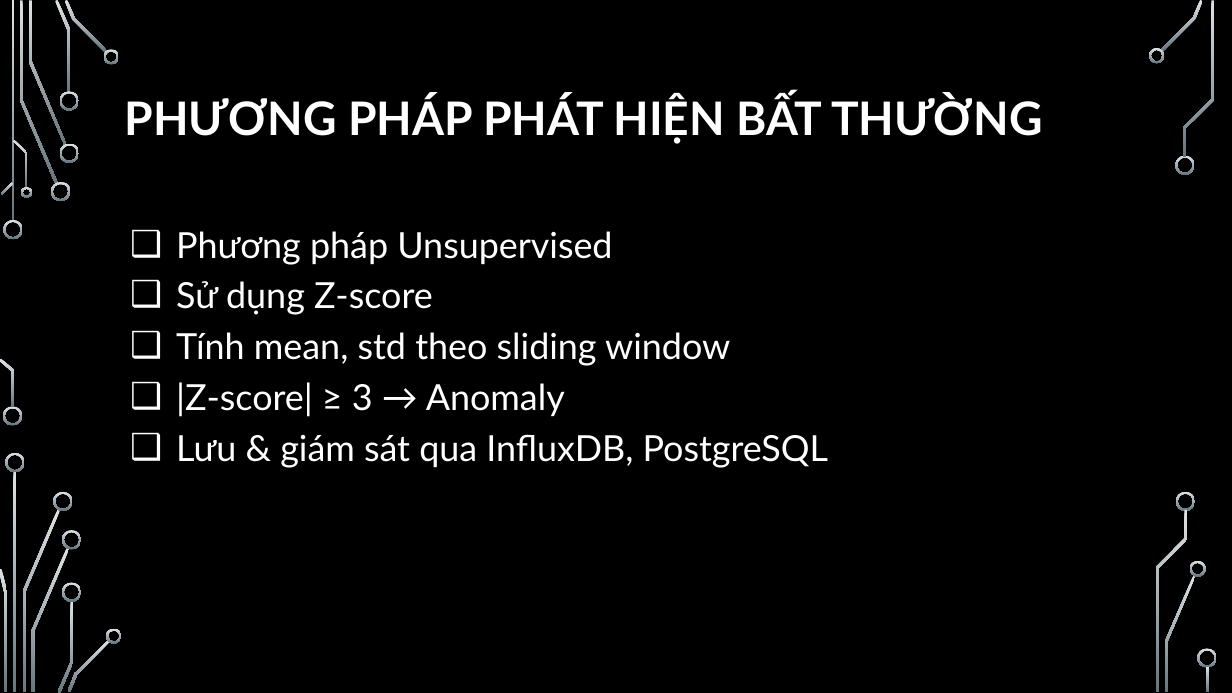
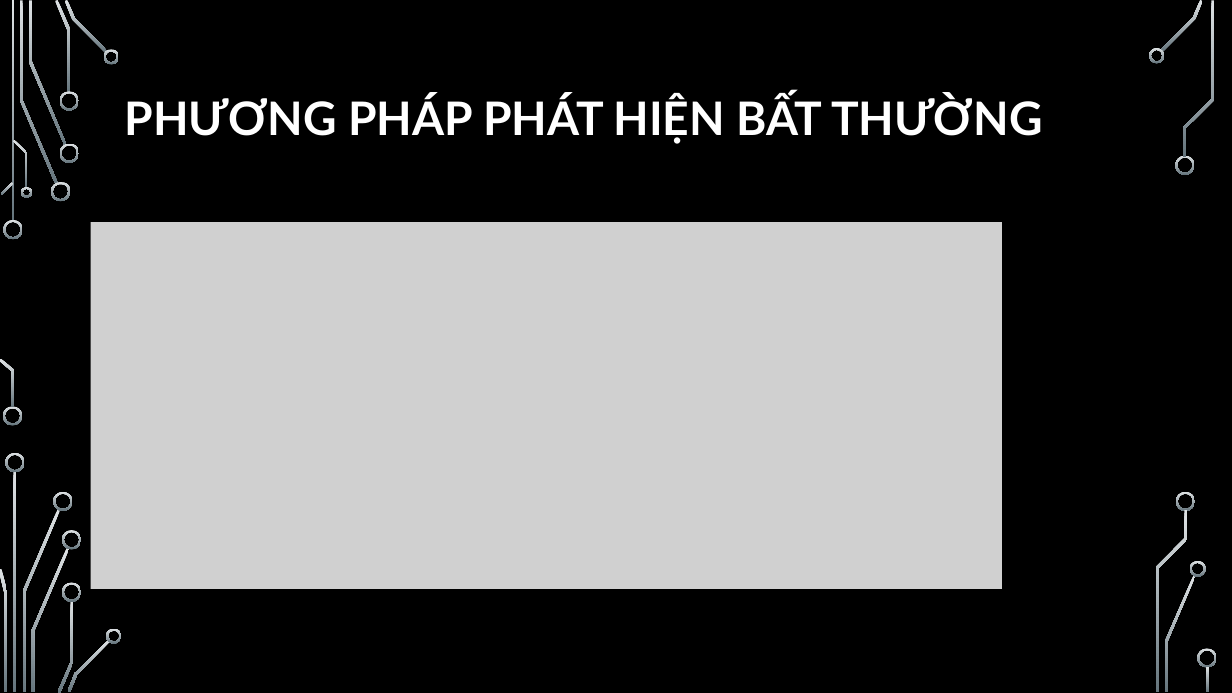
Before and after one commit to buuhq-uit/uit-bigdata-cloud-team32, a slide deck: slide 6 of report/Presentation_Project_Team32-Final.pptx. Drawn at 1232x693 pixels with LibreOffice and Linux fonts; fonts in the diff are those of the drawing; grey boxes stand for pictures; background and template pictures are left out. Boxes give left, top, right and bottom in pixels: in the first picture for what was removed or moved away, otherwise in the second. Text is boxed around its words. In the diff, an @@ line names an element or a change of style, - is before the commit and + after.

```diff
--- a/report/Presentation_Project_Team32-Final.pptx
+++ b/report/Presentation_Project_Team32-Final.pptx
@@ picture added at [91,222,1002,589] @@
@@ text removed at [176,231,828,468] @@
-  ❑ Phương pháp Unsupervised
-  ❑ Sử dụng Z-score
-  ❑ Tính mean, std theo sliding window
-  ❑ |Z-score| ≥ 3 → Anomaly
-  ❑ Lưu & giám sát qua InfluxDB, PostgreSQL
```
Also in this commit, not shown: 4 other slides changed, 1 slide added, 6 other files.
